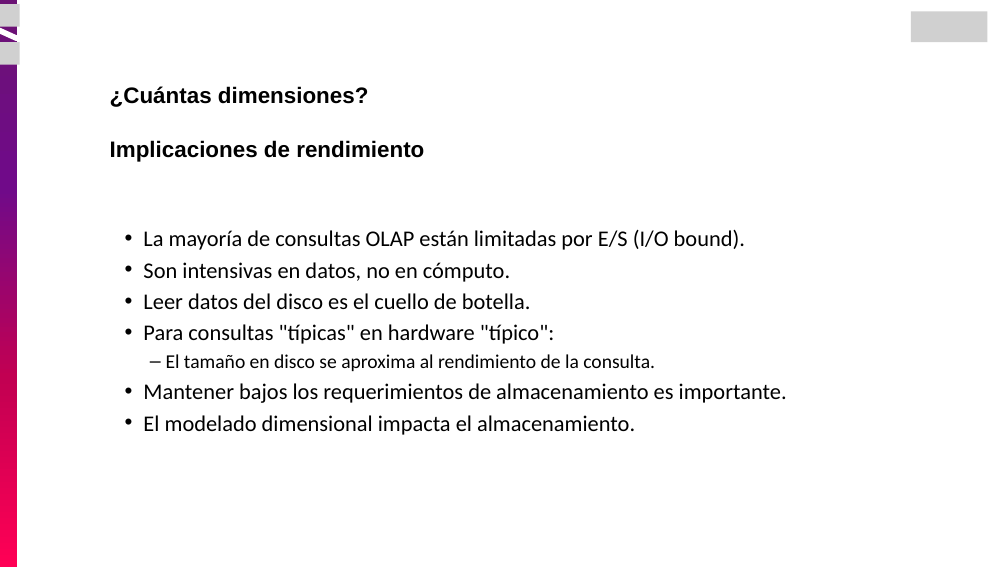
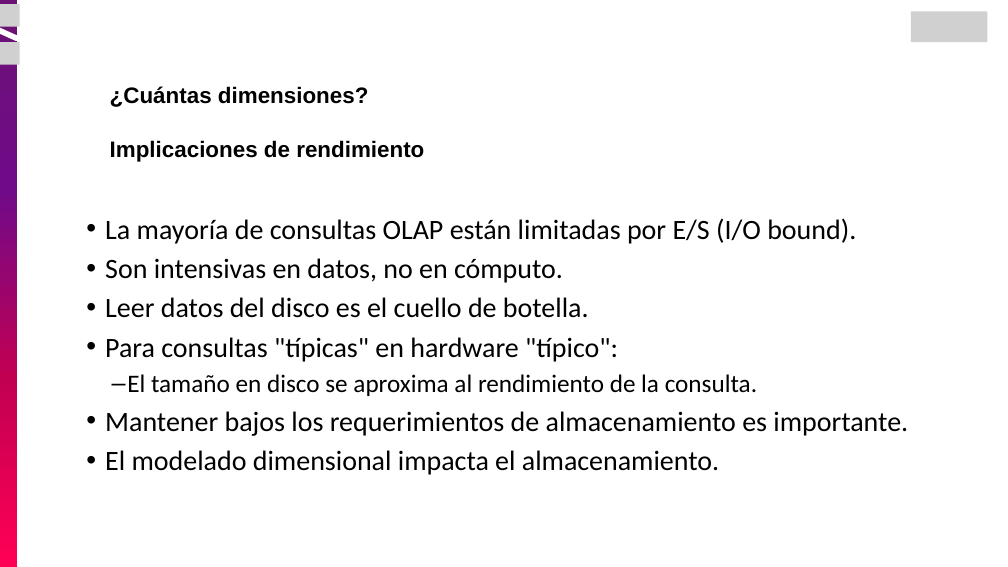
Before and after one commit to pariasm97/curso-ingenieria-de-datos, a slide deck: slide 82 of modulo-02_bases_datos/02_Bodegas de Datos - Intro Redshift/01_Bodegas de Datos.pptx (slide 72 before the commit). Drawn at 1008x567 pixels with LibreOffice and Linux fonts; fonts in the diff are those of the drawing; grey boxes stand for pictures. Boxes give left, top, right and bottom in pixels: in the first picture for what was removed or moved away, otherwise in the second. Text is boxed around its words. In the diff, an @@ line names an element or a change of style, - is before the commit and + after.

Commit message:
Add example of  logical design

```diff
--- a/modulo-02_bases_datos/02_Bodegas de Datos - Intro Redshift/01_Bodegas de Datos.pptx
+++ b/modulo-02_bases_datos/02_Bodegas de Datos - Intro Redshift/01_Bodegas de Datos.pptx
@@ text "La mayoría de consultas OLAP ...": place and size @@
-text "La mayoría de consultas OLAP ..." at (143,229,787,435)
+text "La mayoría de consultas OLAP ..." at (105,218,908,475)
@@ text "La mayoría de consultas OLAP ..." at (105,218,908,475): size 32 to 40 pt in "La mayoría de consultas OLAP están limitadas ...", "Son intensivas en datos, no en cómputo.", "Leer datos del disco es el cuello ...", "Para consultas "típicas" en hardware "típico":" and 2 more places; size 28 to 36 pt in "El tamaño en disco se aproxima al ..."; more space between paragraphs @@
```
Also in this commit, not shown: 22 other slides changed, 13 slides added.
